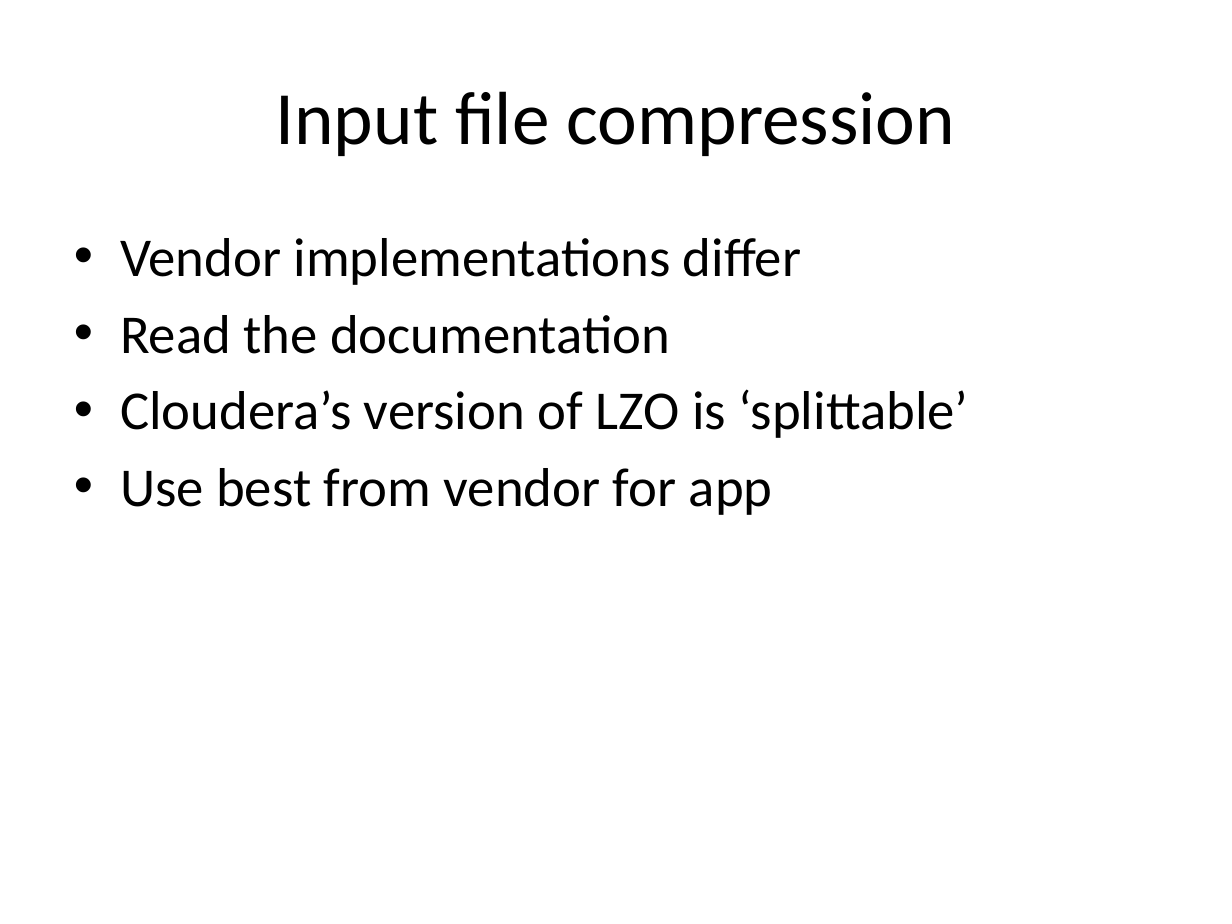
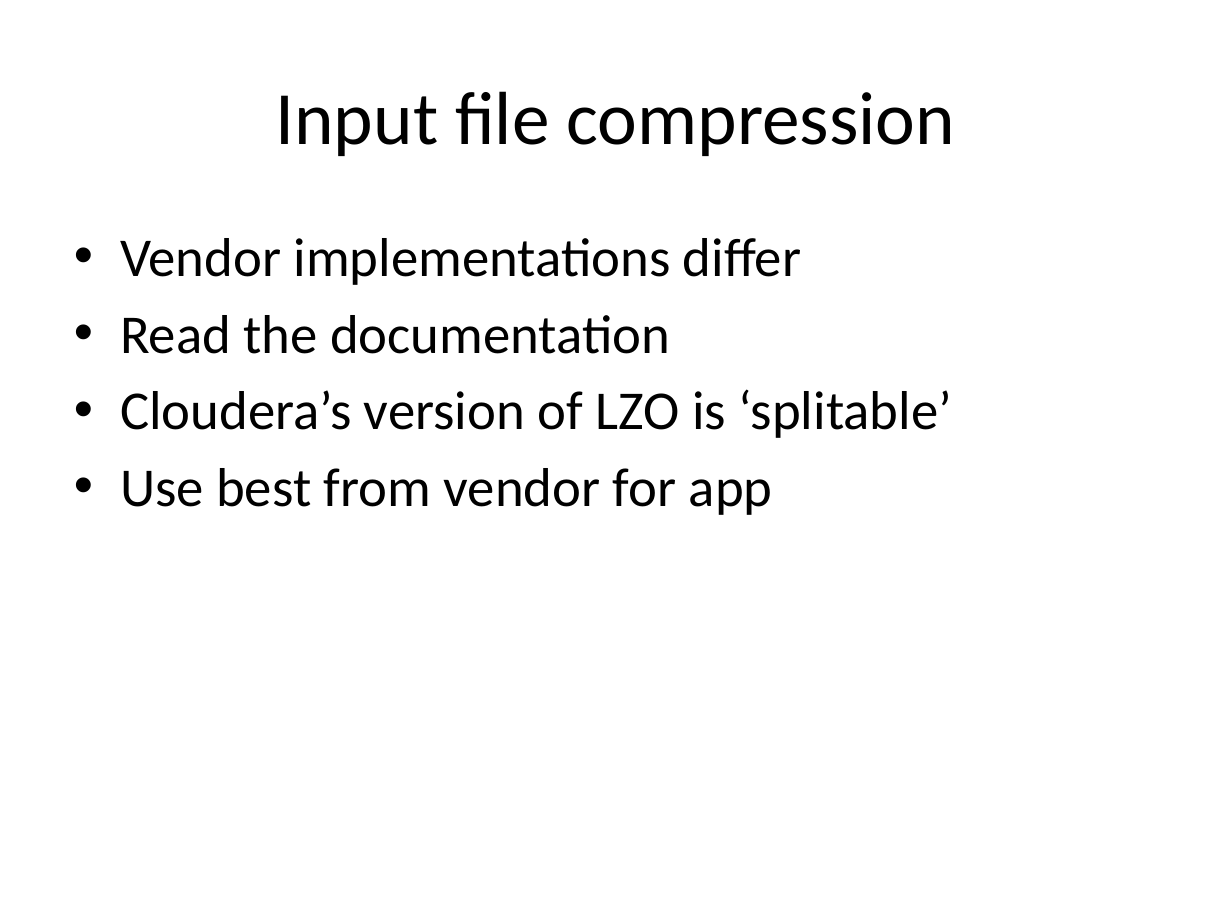
Before and after one commit to jayurbain/HadoopIntro, a slide deck: slide 6 of Tuning MapReduce.pptx. Drawn at 1232x924 pixels with LibreOffice and Linux fonts; fonts in the diff are those of the drawing. Boxes give left, top, right and bottom in pixels: in the first picture for what was removed or moved away, otherwise in the second. Text is boxed around its words. In the diff, an @@ line names an element or a change of style, - is before the commit and + after.

```diff
--- a/Tuning MapReduce.pptx
+++ b/Tuning MapReduce.pptx
@@ text at bbox=[120, 389, 952, 438]: text changed @@
-• Cloudera’s version of LZO is ‘splittable’
+• Cloudera’s version of LZO is ‘splitable’
```
Also in this commit, not shown: 2 other slides changed.
